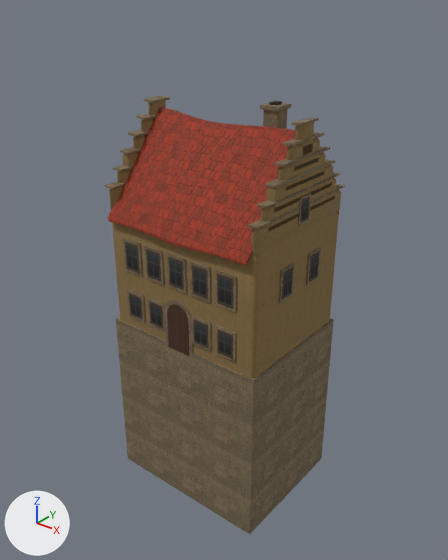
What one commit did to the glTF model assets/3D/buildings/townhouse_a/townhouse_a.glb.
Before and after are seen from a camera (50 mm lens) standing at (35.6, -44.6, 32.7) and looking at (0.0, -0.1, 5.1). Arrows for +X, +Y and +Z are at lower left; the lights stay in place. The picture after the commit comes second. Vertices at exactly the same position are counted once.

Objects in the first picture: 'townhouse_a_export'.
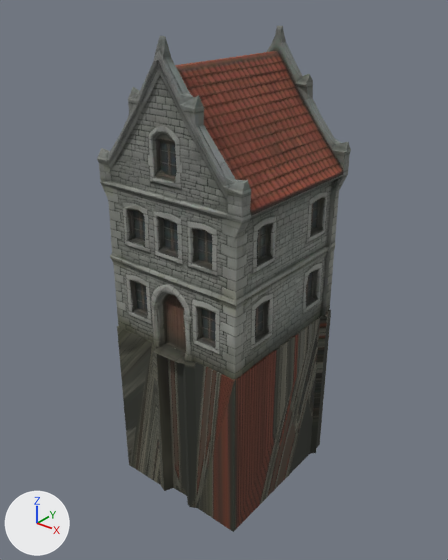
Boxes [x1, y1, x2, y2] around the edits, measured in the pictures (448 x 560 px):
'townhouse_a_export', reshaped (15% taller)
    before: [105, 95, 345, 534]
    after: [97, 26, 351, 532]
part 1 of me_townhouse_a_029, rebuilt (10% wider, 123% taller)
    before: [108, 107, 339, 265]
    after: [97, 26, 351, 380]
part 2 of me_townhouse_a_029, added
    after: [117, 310, 331, 532]
part 3 of me_townhouse_a_029, deleted (brown)
    before: [105, 95, 345, 534]

Diff of the bpy script that builds the scene:
```diff
--- a/assets/3D/buildings/townhouse_a/townhouse_a.glb.py
+++ b/assets/3D/buildings/townhouse_a/townhouse_a.glb.py
@@ img_townhouse_a_atlas @@
+img_townhouse_a_atlas = load_image('townhouse_a_atlas', '_unpacked/townhouse_a_atlas', 1024, 1024, 'sRGB')
@@ mat_hh_wall_townhouse_a @@
+mat_hh_wall_townhouse_a = bpy.data.materials.new('hh_wall_townhouse_a')
+# uses the picture img_townhouse_a_atlas
@@ mat_hh_roof_townhouse_a @@
+mat_hh_roof_townhouse_a = bpy.data.materials.new('hh_roof_townhouse_a')
+# uses the picture img_townhouse_a_atlas
@@ me_townhouse_a_029 @@
 # used by ob_townhouse_a_export; location = (0.0, 0.0, 0.0)
-me_townhouse_a_029.from_pydata(...)  # 1408 vertices, 2520 faces; spans x -9.0..9.0, y -7.6..7.6, z -18.5..22.6
-me_townhouse_a_029.materials.append(mat_hh_void)
-me_townhouse_a_029.materials.append(mat_hh_wall_plaster)
-me_townhouse_a_029.materials.append(mat_hh_roof_red)
-me_townhouse_a_029.materials.append(mat_hh_wall_ashlar)
-me_townhouse_a_029.materials.append(mat_hh_timber)
+me_townhouse_a_029.from_pydata(...)  # 1034 vertices, 2068 faces; spans x -8.4..8.4, y -9.0..9.0, z -18.1..28.8
+# me_townhouse_a_029 part 1: the loose piece of 234 vertices spanning x -8.4..8.4, y -7.6..7.6, z 11.4..21.4 is rebuilt with 998 vertices and now spans x -8.4..8.4, y -9.0..9.0, z 0.0..28.8
+# me_townhouse_a_029 part 2: a new loose piece of 36 vertices spanning x -8.1..8.1, y -8.5..8.8, z -18.1..0.5, in mat_hh_wall_townhouse_a
+# me_townhouse_a_029 part 3: 73 loose pieces with 1174 vertices, spanning x -9.0..9.0, y -7.2..7.2, z -18.5..22.6, are deleted
+me_townhouse_a_029.materials.append(mat_hh_roof_townhouse_a)
+me_townhouse_a_029.materials.append(mat_hh_wall_townhouse_a)
```
